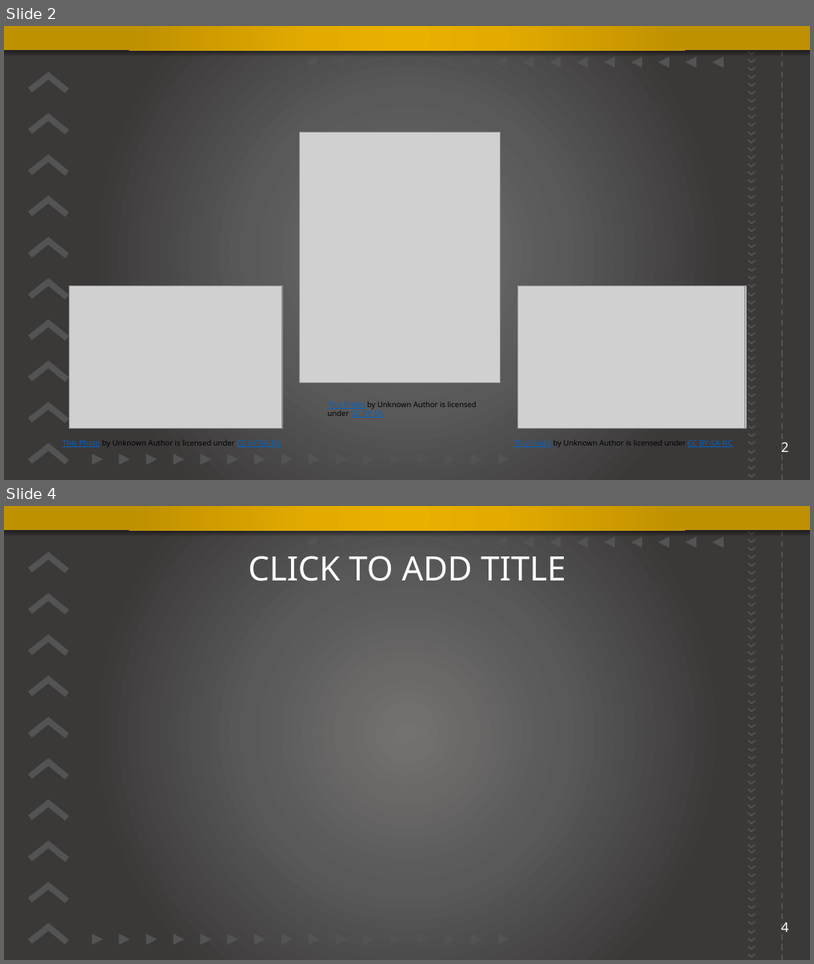
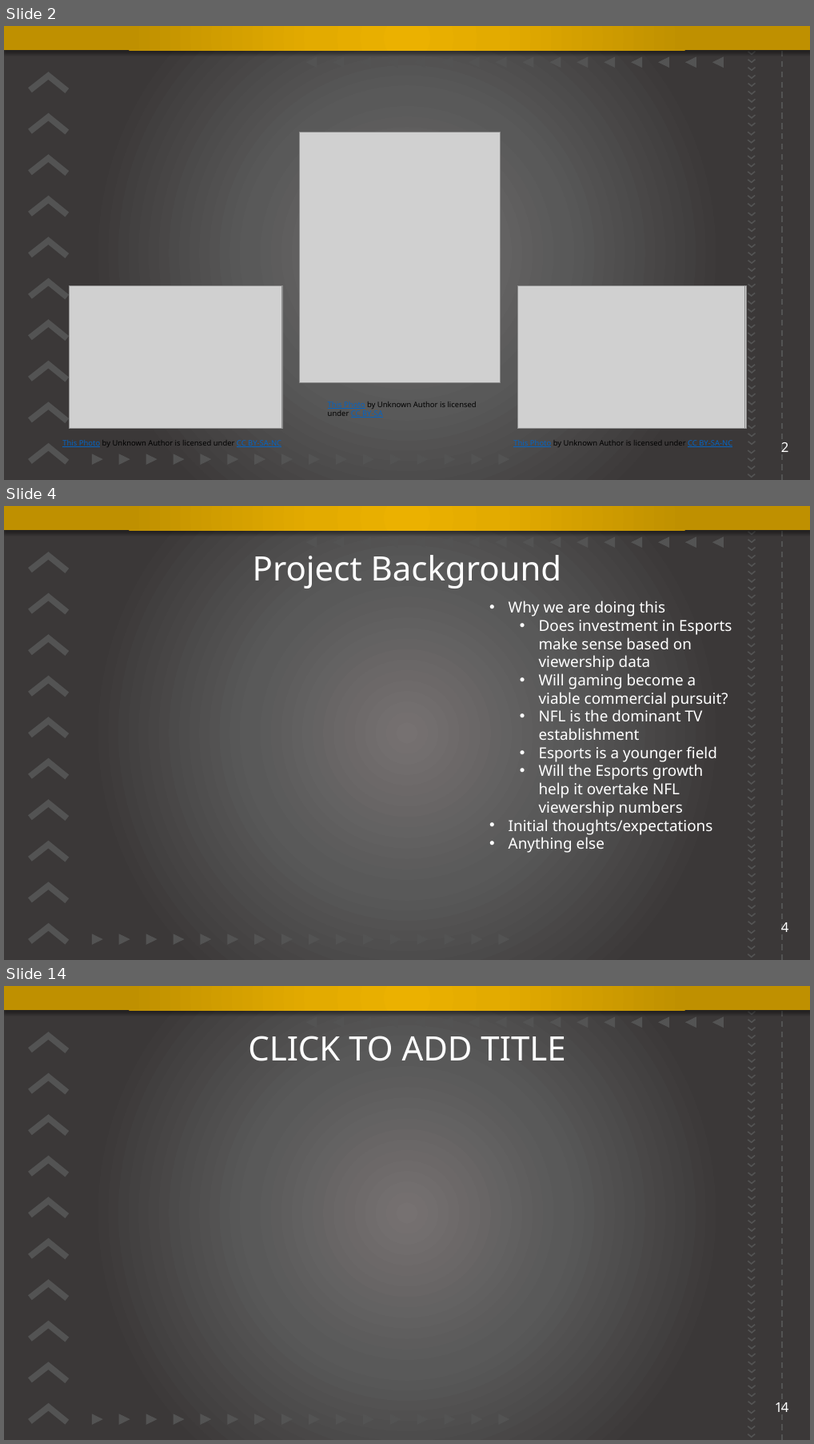
Before and after one commit to shupersap/Sport-Vs.-e-Sports-Viewers, a slide deck: Presentation.pptx. Shown one above the other, each under a label of ours: slides 2 and 4 before the commit, slides 2, 4 and 14 after it; the slides between them are not shown. The pictures are 814x964 and 814x1444 pixels, drawn with LibreOffice and Linux fonts; fonts in the diff are those of the drawing; grey boxes stand for pictures; background and template pictures are left out. Boxes give left, top, right and bottom in pixels: in the first picture for what was removed or moved away, otherwise in the second. Text is boxed around its words. In the diff, an @@ line names an element or a change of style, - is before the commit and + after.

Commit message:
Updating presentation

```diff
--- a/Presentation.pptx
+++ b/Presentation.pptx
@@ slide 4 added at (x1=4, y1=506, x2=810, y2=960), background gradient #767171 to #595959 to #3B3838; not listed: 162 template elements that a slide beside it also shows @@
@@ title added at (x1=253, y1=555, x2=562, y2=588), 40 pt, text #FFFFFF @@
+Project Background
@@ text added at (x1=509, y1=600, x2=732, y2=852), 18 pt, text #FFFFFF @@
+• Why we are doing this
+  • Does investment in Esports make sense based on viewership data
+  • Will gaming become a viable commercial pursuit?
+  • NFL is the dominant TV establishment
+  • Esports is a younger field
+  • Will the Esports growth help it overtake NFL viewership numbers
+• Initial thoughts/expectations
+• Anything else
@@ page number added at (x1=782, y1=922, x2=790, y2=932), 16 pt, text #FFFFFF @@
+4
@@ what was slide 4 is now slide 14 @@
@@ page number at (x1=775, y1=1402, x2=790, y2=1412): text changed @@
-4
+14
```
Also in this commit, not shown: 10 other slides added, 1 slide removed.
